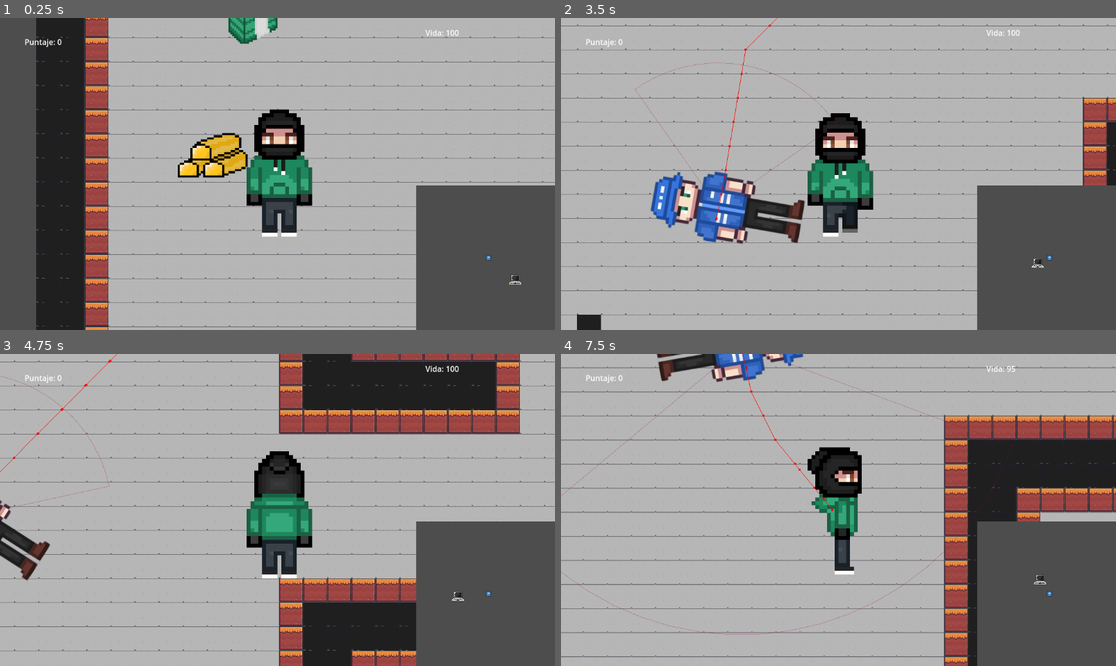
Above: before the commit, frames 1-4 (two rows, left to right).
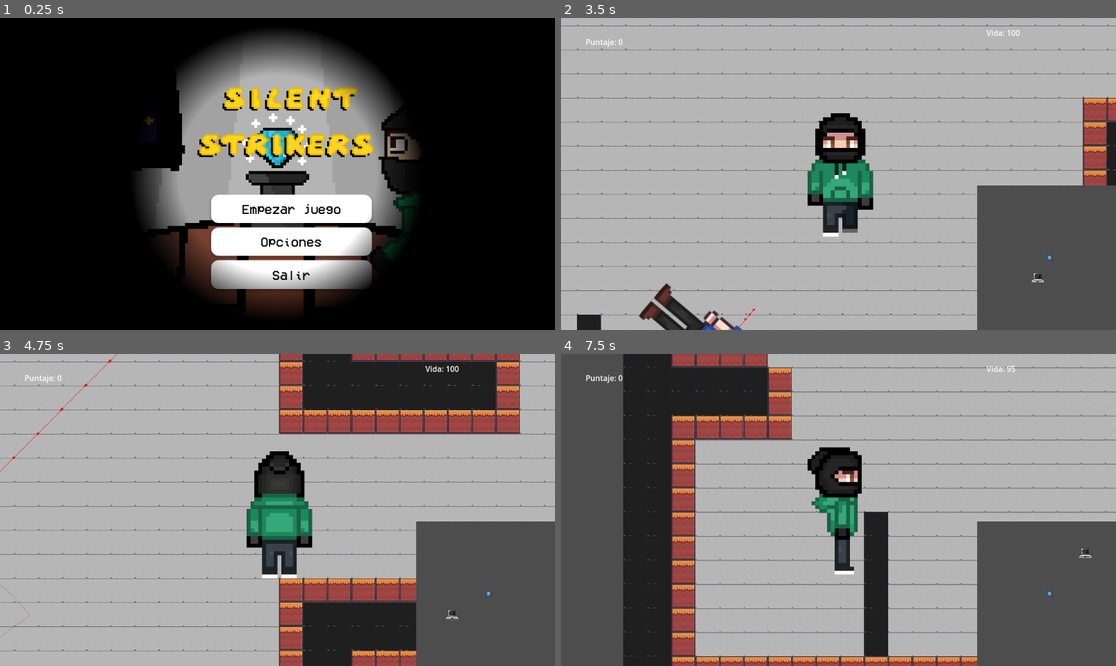
Above: after the commit, the same moments.

Repository: Xan-0/SilentStrikers
Game: Godot game, scene res://Escenas/main_menu.tscn
The game is run twice, just before and just after one commit, with the same random seed, the same clock (stepped at 60 frames per second) and the same inputs. Before the commit the project starts from res://Escenas/Mapa.tscn. The engine's default icon, where the game draws it, is replaced by a stand-in: a white triangle on a blue panel in a dark square.
Inputs (mouse positions are in pixels of both pictures, inside the frame that each line leads up to):
- Up to frame 1 (0.25 s): no input
- Up to frame 2 (3.5 s): click (855, 208) at 0.5 s, where only the run after the commit has a clickable "Empezar juego"; click (838, 145) at 1.25 s, where only the run after the commit has a clickable "Mansión"; move the mouse to (960, 158) at 2.02 s; hold Right (ui_right) 2.03-2.78 s; tap E (interactuar) at 2.1, 2.85 s; move the mouse to (727, 189) at 2.77 s; hold Down (ui_down) from 2.78 s (still down)
- Up to frame 3 (4.75 s): move the mouse to (333, 441) at 3.52 s; release Down (ui_down) at 3.53 s; hold Right (ui_right) 3.53-4.28 s; tap E (interactuar) at 3.6, 4.35 s; move the mouse to (249, 572) at 4.27 s; hold Up (ui_up) from 4.28 s (still down)
- Up to frame 4 (7.5 s): move the mouse to (1005, 556) at 5.02 s; release Up (ui_up) at 5.03 s; hold Left (ui_left) 5.03-6.53 s; tap E (interactuar) every 0.75 s from 5.1 to 7.35 s; move the mouse to (672, 463) at 5.77 s; move the mouse to (866, 510) at 6.52 s; hold Down (ui_down) 6.53-7.28 s; move the mouse to (755, 432) at 7.27 s; hold Right (ui_right) from 7.28 s (still down)

The runs differ from the first frame. In frame 1, 93% of the frame differs, in the area x 0-100%, y 0-100%; in frame 2, 5.4%; in frame 3, 1.1%; in frame 4, 46%.

Commit message:
dont mind this

Diff:
--- a/Silent Strikers (Alfa Muy temprana)/project.godot
+++ b/Silent Strikers (Alfa Muy temprana)/project.godot
@@ -11,7 +11,7 @@
 [application]
 
 config/name="Silent Strikers"
-run/main_scene="uid://df8wgc7fxnvva"
+run/main_scene="uid://dc0dg2r02wran"
 config/features=PackedStringArray("4.4", "Forward Plus")
 config/icon="res://icon.svg"
 
Not shown: 1 places in Silent Strikers (Alfa Muy temprana)/Escenas/Mapa.tscn that only renumber resources
